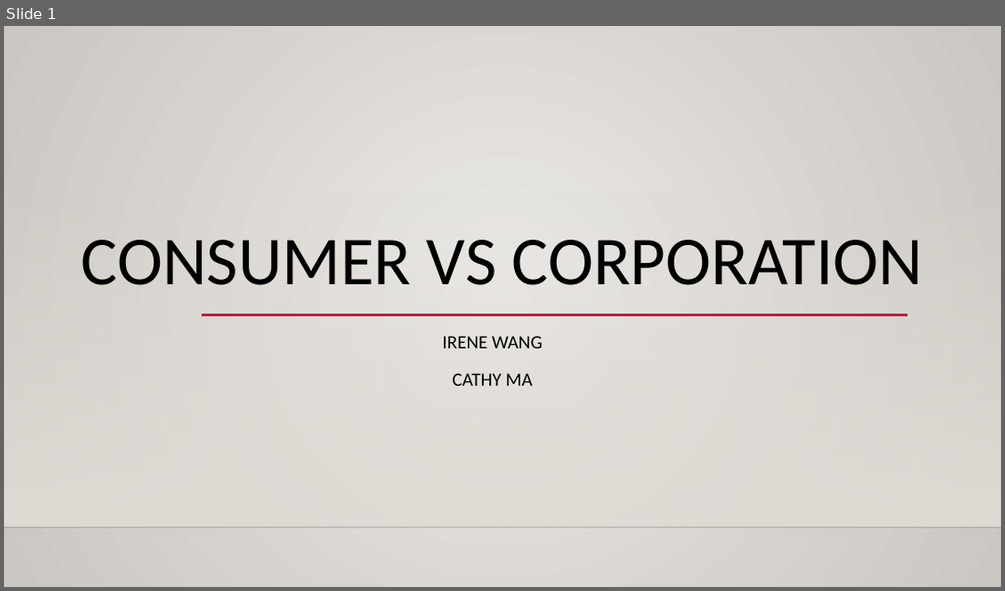
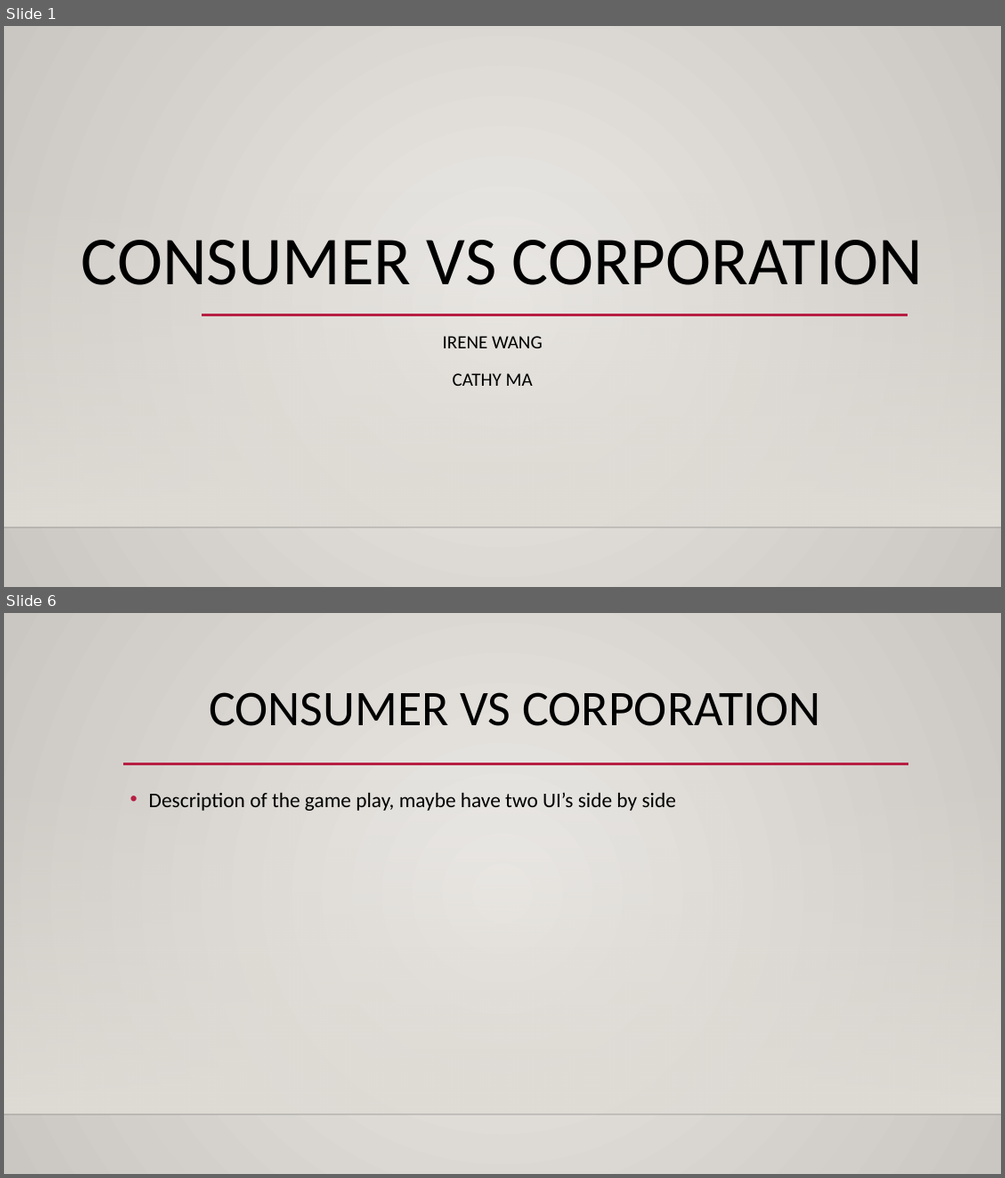
Before and after one commit to stirenewang/EH89-ConsumerCompanyGame, a slide deck: Presentation.pptx. Shown one above the other, each under a label of ours: slide 1 before the commit, slides 1 and 6 after it; the slides between them are not shown. The pictures are 1005x591 and 1005x1178 pixels, drawn with LibreOffice and Linux fonts; fonts in the diff are those of the drawing; background and template pictures are left out. Boxes give left, top, right and bottom in pixels: in the first picture for what was removed or moved away, otherwise in the second. Text is boxed around its words. In the diff, an @@ line names an element or a change of style, - is before the commit and + after.

Commit message:
updated ppt

```diff
--- a/Presentation.pptx
+++ b/Presentation.pptx
@@ slide 6 added at (x1=4, y1=613, x2=1001, y2=1174), background gradient #ECEAE7 to #CAC7C1; not listed: 2 template elements that a slide beside it also shows @@
@@ title added at (x1=209, y1=692, x2=821, y2=726), 48 pt, text #000000 @@
+CONSUMER VS CORPORATION
@@ line added from (123, 764) to (909, 764), #B71E42 2.5 pt @@
@@ text added at (x1=149, y1=792, x2=676, y2=811), 20 pt, text #000000 @@
+• Description of the game play, maybe have two UI’s side by side
```
Also in this commit, not shown: 5 other slides added, 1 other file.
